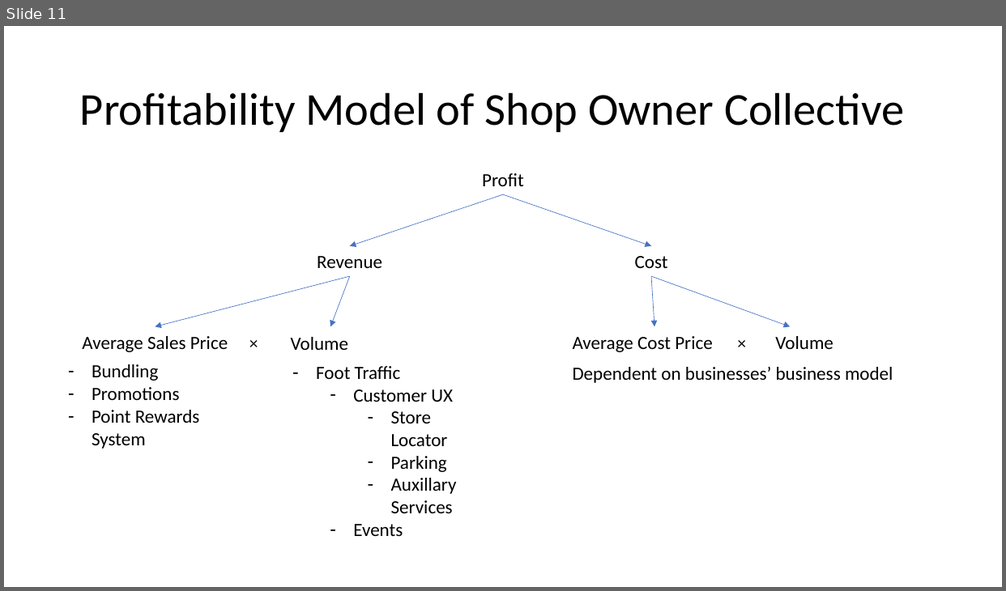
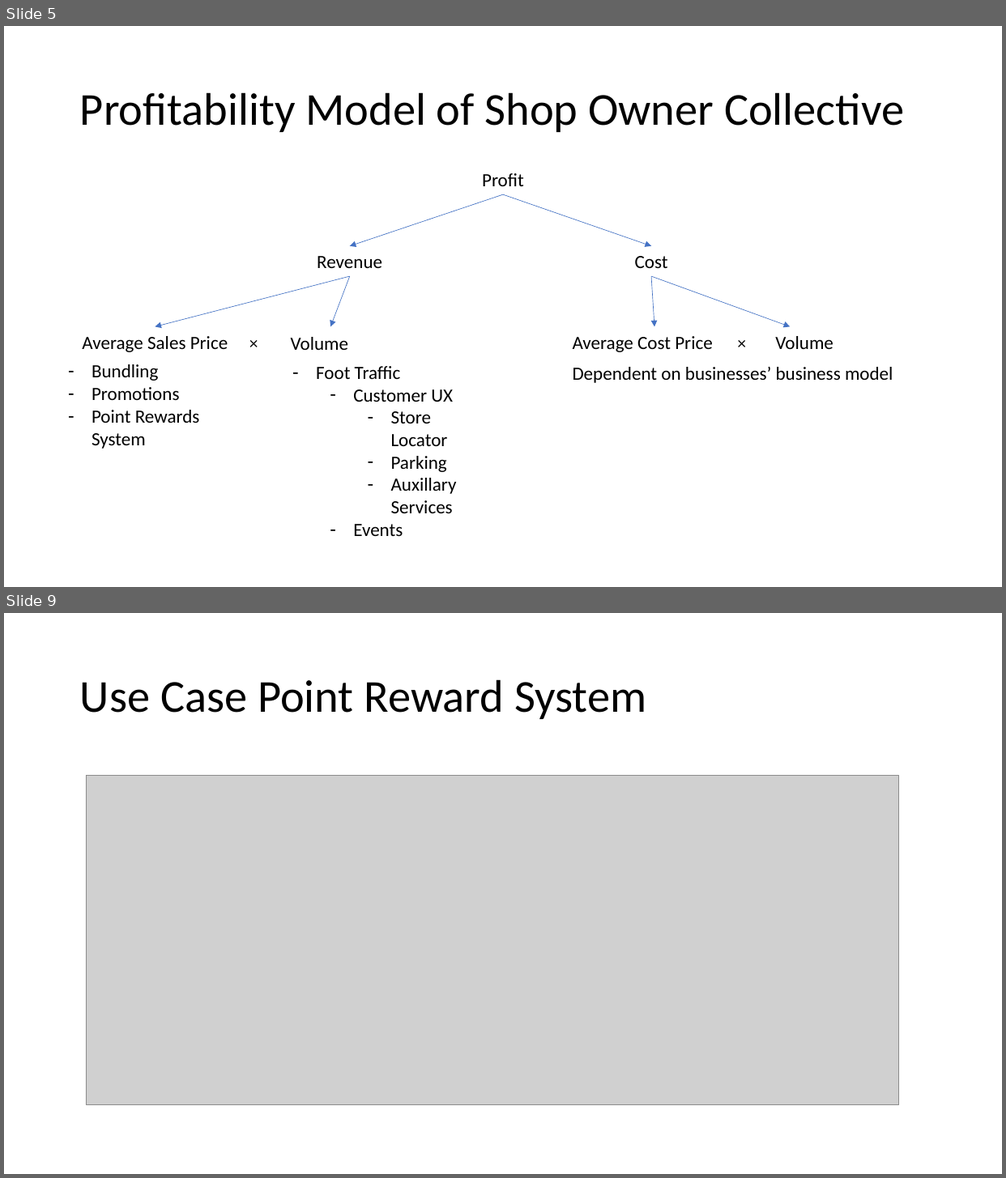
Before and after one commit to MeCode4Food/ACNAPI-code-challenge, a slide deck: documentation and slides/Business use case for Mall app.pptx. Shown one above the other, each under a label of ours: slide 11 before the commit, slides 5 and 9 after it; the slides between them are not shown. The pictures are 1006x591 and 1006x1178 pixels, drawn with LibreOffice and Linux fonts; fonts in the diff are those of the drawing; grey boxes stand for pictures. Boxes give left, top, right and bottom in pixels: in the first picture for what was removed or moved away, otherwise in the second. Text is boxed around its words. In the diff, an @@ line names an element or a change of style, - is before the commit and + after.

```diff
--- a/documentation and slides/Business use case for Mall app.pptx
+++ b/documentation and slides/Business use case for Mall app.pptx
@@ slide 9 added at (4, 613, 1002, 1174), background #FFFFFF @@
@@ title added at (80, 679, 646, 719), 44 pt, text #000000 @@
+Use Case Point Reward System
@@ picture added at (87, 776, 899, 1105) @@
@@ what was slide 11 is now slide 5 @@
```
Also in this commit, not shown: 1 slide changed, 5 other slides added, 6 slides removed, 1 other file.
